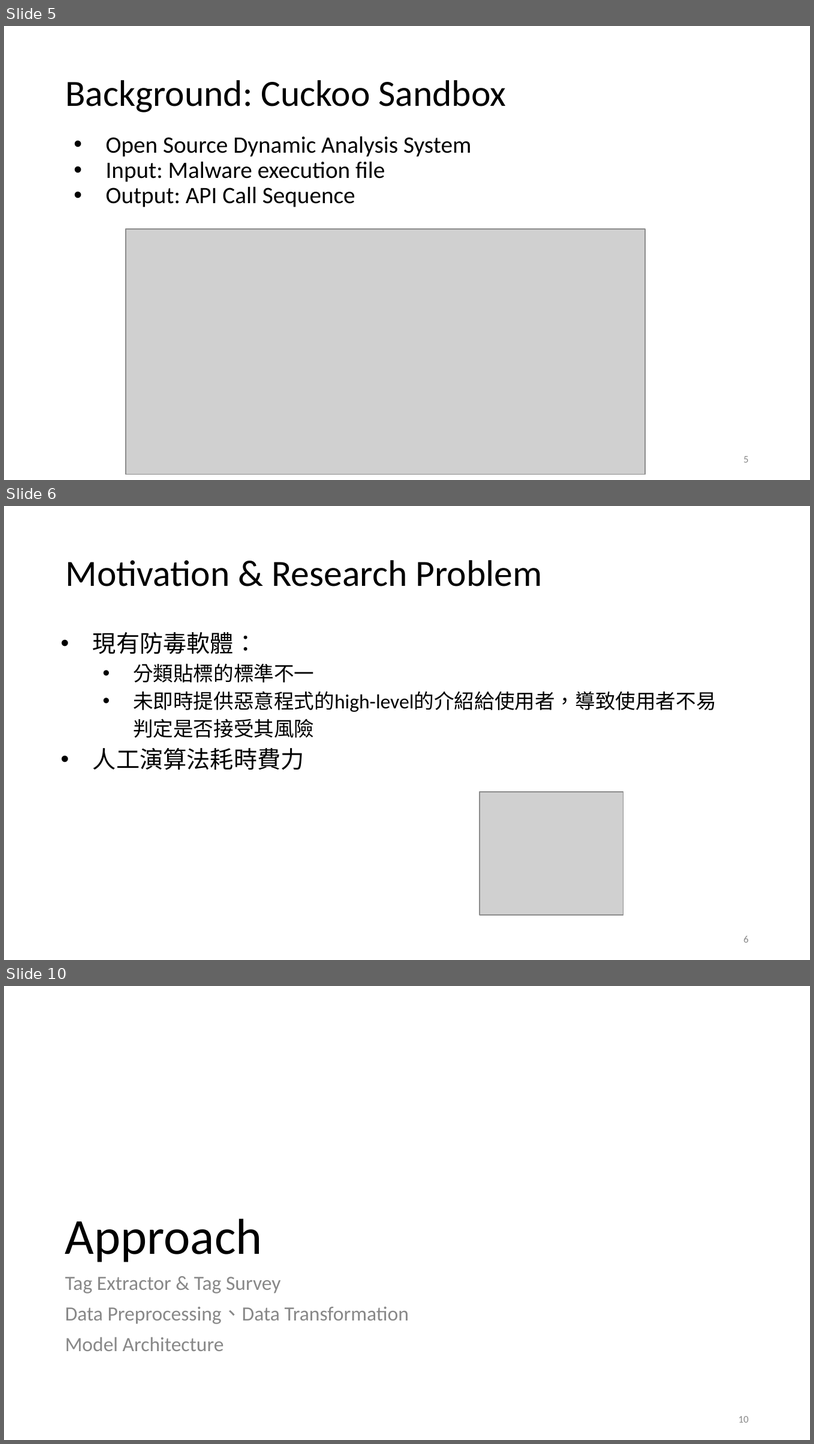
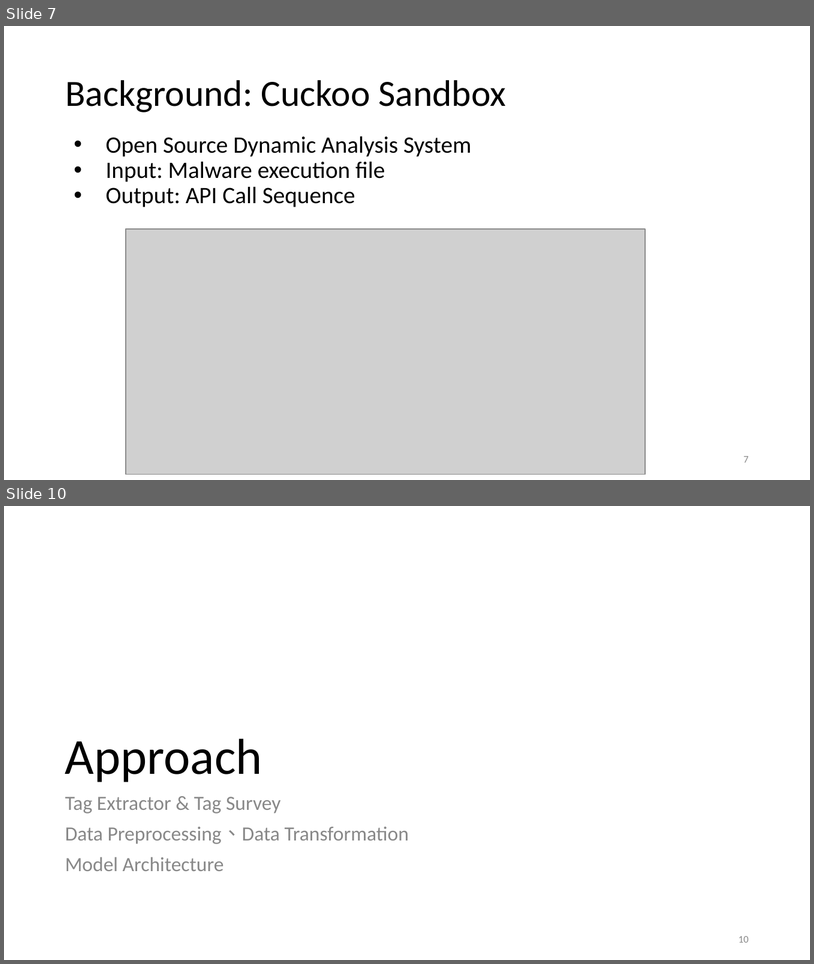
Before and after one commit to chpeng26/CNS_Final, a slide deck: leo/Team11 CNS_Final Present.pptx. Shown one above the other, each under a label of ours: slides 5, 6 and 10 before the commit, slides 7 and 10 after it; the slides between them are not shown. The pictures are 814x1444 and 814x964 pixels, drawn with LibreOffice and Linux fonts; fonts in the diff are those of the drawing; grey boxes stand for pictures. Boxes give left, top, right and bottom in pixels: in the first picture for what was removed or moved away, otherwise in the second. Text is boxed around its words. In the diff, an @@ line names an element or a change of style, - is before the commit and + after.

```diff
--- a/leo/Team11 CNS_Final Present.pptx
+++ b/leo/Team11 CNS_Final Present.pptx
@@ slide 6 removed at (4, 506, 810, 960), background #FFFFFF @@
@@ title removed at (65, 560, 543, 586) @@
-Motivation & Research Problem
@@ text removed at (93, 632, 717, 769) @@
-• 現有防毒軟體：
-  • 分類貼標的標準不一
-  • 未即時提供惡意程式的high-level的介紹給使用者，導致使用者不易判定是否接受其風險
-• 人工演算法耗時費力
@@ picture removed at (480, 792, 623, 914) @@
@@ page number removed at (744, 935, 749, 942) @@
-6
@@ what was slide 5 is now slide 7 @@
@@ page number at (744, 456, 749, 462): text changed @@
-5
+7
```
Also in this commit, not shown: 11 slides changed, 6 slides added, 1 other slide removed.
